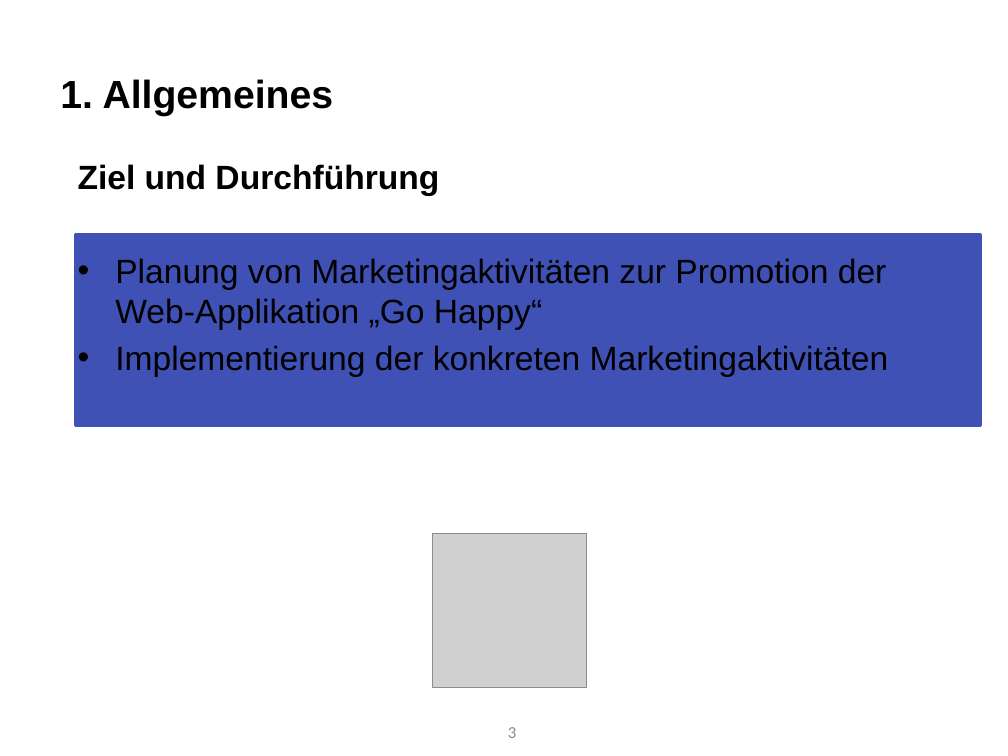
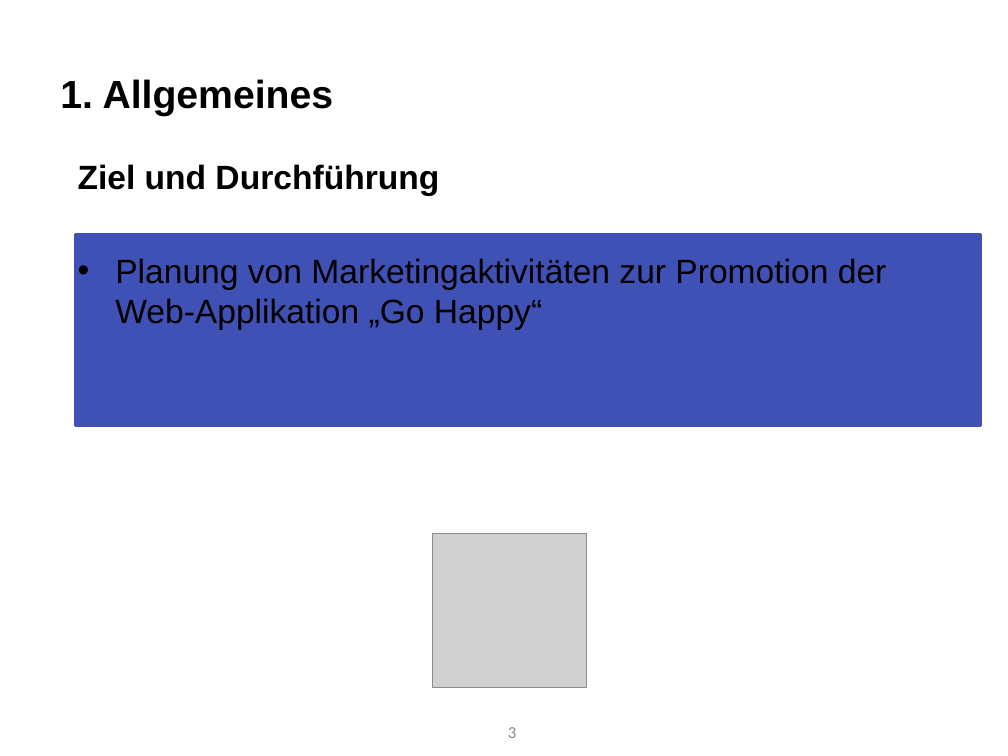
Before and after one commit to Roba1993/Happy-Hour, a slide deck: slide 3 of documents/marketing/Marketingstrategie - Klassische Medien (5.8).pptx. Drawn at 1008x756 pixels with LibreOffice and Linux fonts; fonts in the diff are those of the drawing; grey boxes stand for pictures. Boxes give left, top, right and bottom in pixels: in the first picture for what was removed or moved away, otherwise in the second. Text is boxed around its words. In the diff, an @@ line names an element or a change of style, - is before the commit and + after.

Commit message:
Erneute Korrektur an PPT

```diff
--- a/documents/marketing/Marketingstrategie - Klassische Medien (5.8).pptx
+++ b/documents/marketing/Marketingstrategie - Klassische Medien (5.8).pptx
@@ text at (x1=115, y1=345, x2=889, y2=377): paragraph removed @@
-• Implementierung der konkreten Marketingaktivitäten
```
